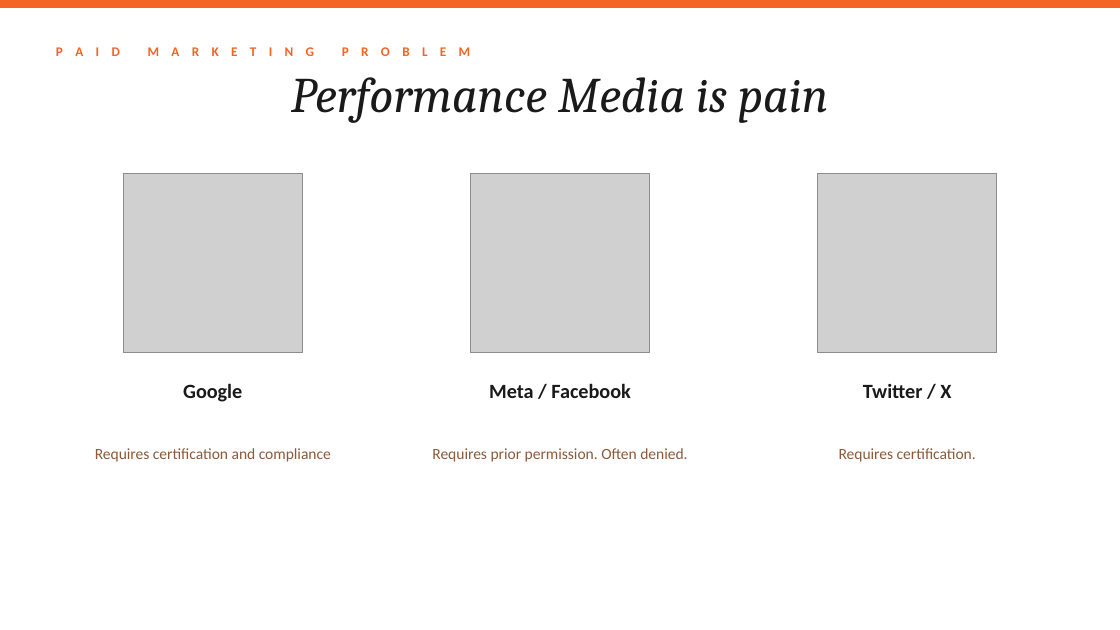
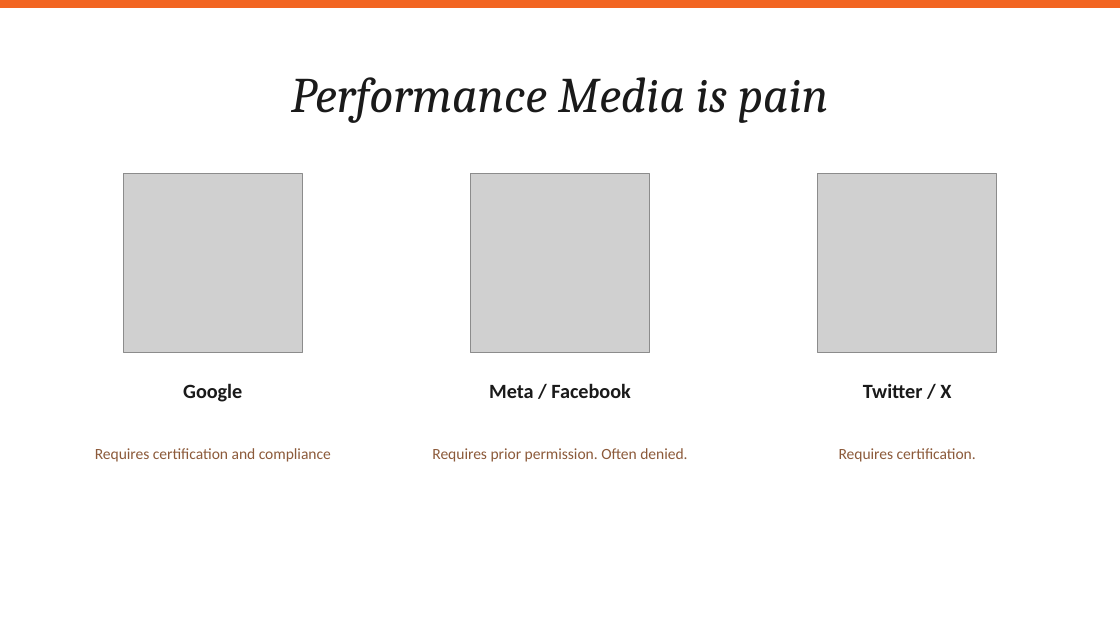
Before and after one commit to setusaurabh/bitcoincierge-pitch-deck, a slide deck: slide 5 of dist/bitcoincierge_pitch_deck.pptx (slide 6 before the commit). Drawn at 1120x630 pixels with LibreOffice and Linux fonts; fonts in the diff are those of the drawing; grey boxes stand for pictures. Boxes give left, top, right and bottom in pixels: in the first picture for what was removed or moved away, otherwise in the second. Text is boxed around its words. In the diff, an @@ line names an element or a change of style, - is before the commit and + after.

```diff
--- a/dist/bitcoincierge_pitch_deck.pptx
+++ b/dist/bitcoincierge_pitch_deck.pptx
@@ text removed at (56,47,471,56) @@
-P A I D M A R K E T I N G P R O B L E M
```
Also in this commit, not shown: 9 other slides changed, 3 slides removed, 20 other files.
